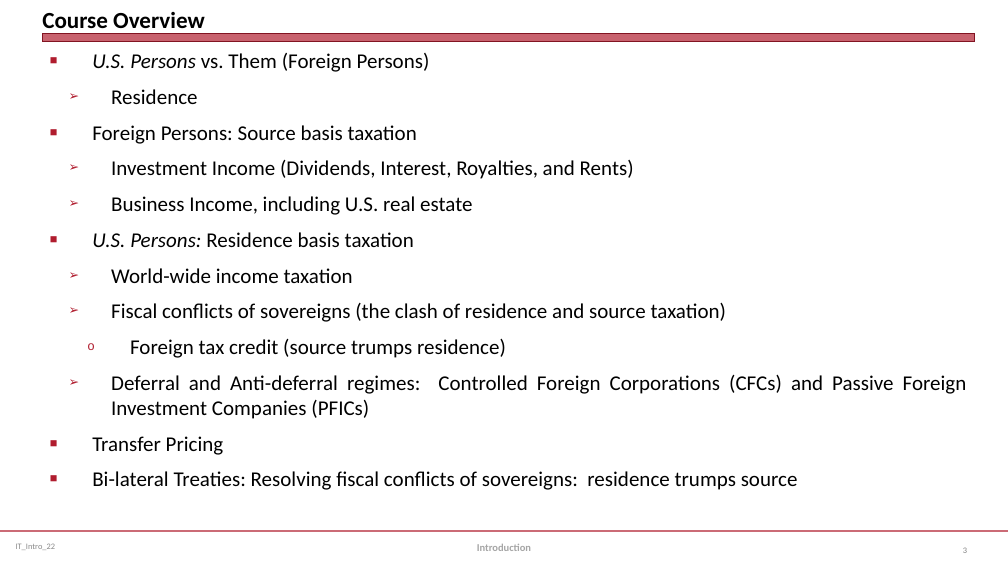
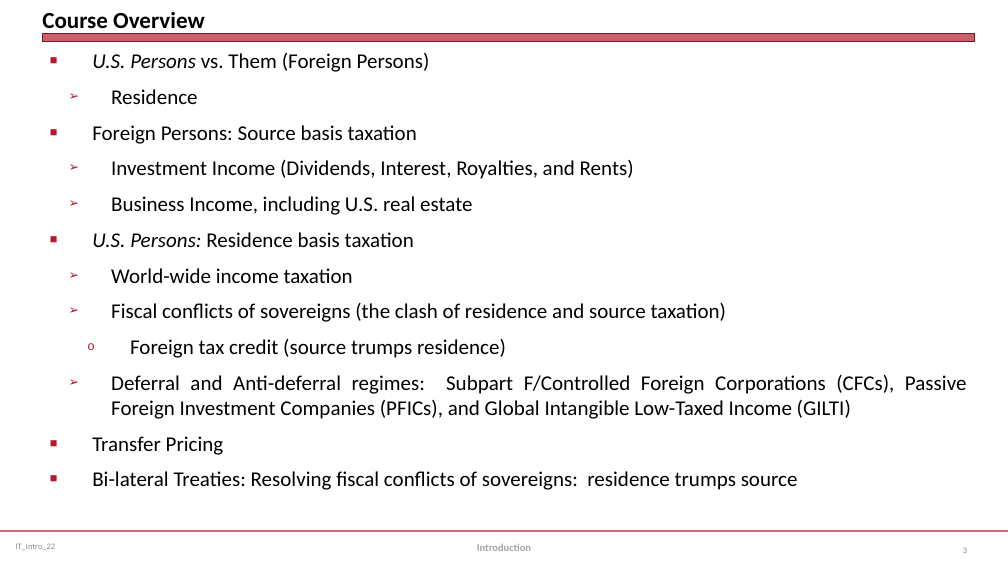
Before and after one commit to jmc877/International-Tax, a slide deck: slide 3 of slides/IT_Intro_22.pptx. Drawn at 1008x567 pixels with LibreOffice and Linux fonts; fonts in the diff are those of the drawing. Boxes give left, top, right and bottom in pixels: in the first picture for what was removed or moved away, otherwise in the second. Text is boxed around its words. In the diff, an @@ line names an element or a change of style, - is before the commit and + after.

```diff
--- a/slides/IT_Intro_22.pptx
+++ b/slides/IT_Intro_22.pptx
@@ text at (111,375,967,419): text changed @@
-  ➢ Deferral and Anti-deferral regimes: Controlled Foreign Corporations (CFCs) and Passive Foreign Investment Companies (PFICs)
+  ➢ Deferral and Anti-deferral regimes: Subpart F/Controlled Foreign Corporations (CFCs), Passive Foreign Investment Companies (PFICs), and Global Intangible Low-Taxed Income (GILTI)
```
Also in this commit, not shown: 6 other slides changed, 1 slide added, 1 other file.
